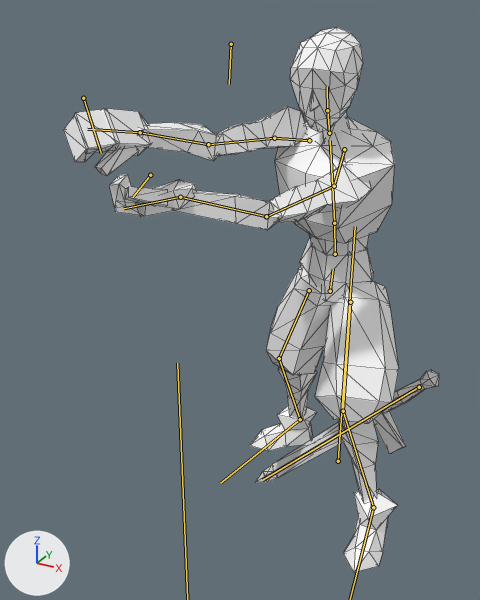
The glTF model entities/sword_figher/model/sword_fighter.glb as it was, and as the next commit left it.
One viewpoint serves both versions: a camera (50 mm lens) standing at (1.3, -3.87, 3.06) and looking at (-0.33, -0.89, 1.57). Lighting does not change. The marker at lower left points along +X, +Y and +Z. Both versions are drawn at frame 39 of the action 'off_taunt'; the numbers are the values there. The bones that bend it are drawn over the model as lines. Mesh edges are drawn as thin lines.

In view in the first picture: 'Cube', 'sword'.
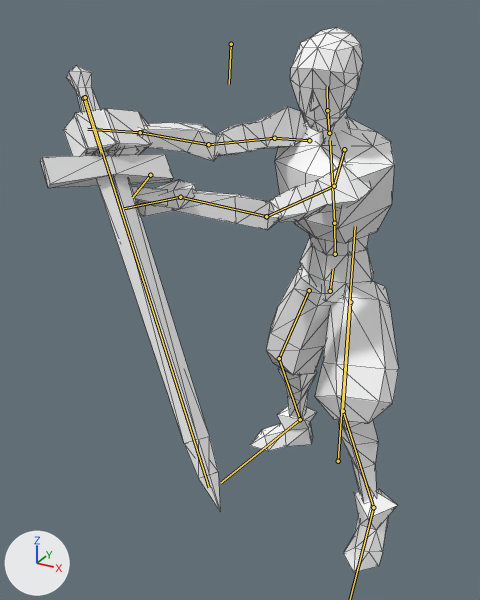
What differs and where, as boxes [x1, y1, x2, y2] in the pictures (480 x 600 px):
```json
{"object": "sword", "change": "posed", "before": [256, 370, 439, 482], "after": [41, 66, 220, 511], "on screen": "295% taller"}
{"bone": "Stick", "before": "(419, 387) to (262, 480)", "after": "(85, 97) to (209, 487)"}
```

Edits to the scene script, one JSON object a line:
```json
{"block": "bone_stick", "where": "bone_stick = bpy.data.objects['Armature'].pose.bones['Stick']  # child of 'Root'"}
{"op": "set", "path": "bone_stick.location", "old": "(1.371, 0.279, 0.982)", "new": "(0.021, 1.669, -0.869)"}
{"op": "set", "path": "bone_stick.rotation_quaternion", "old": "(-0.397, -0.728, 0.539, 0.148)", "new": "(-0.73, -0.552, -0.384, 0.1)", "note": "degrees (131, -12, -67) -> degrees (83, 42, 22)"}
```
